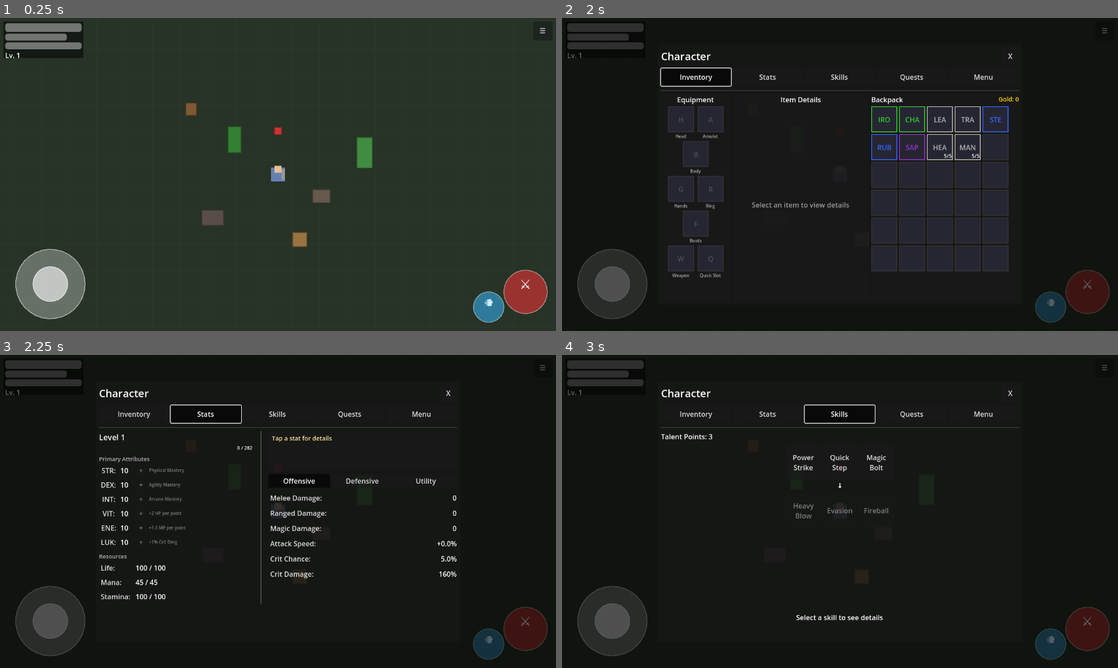
Above: before the commit, frames 1-4 (two rows, left to right).
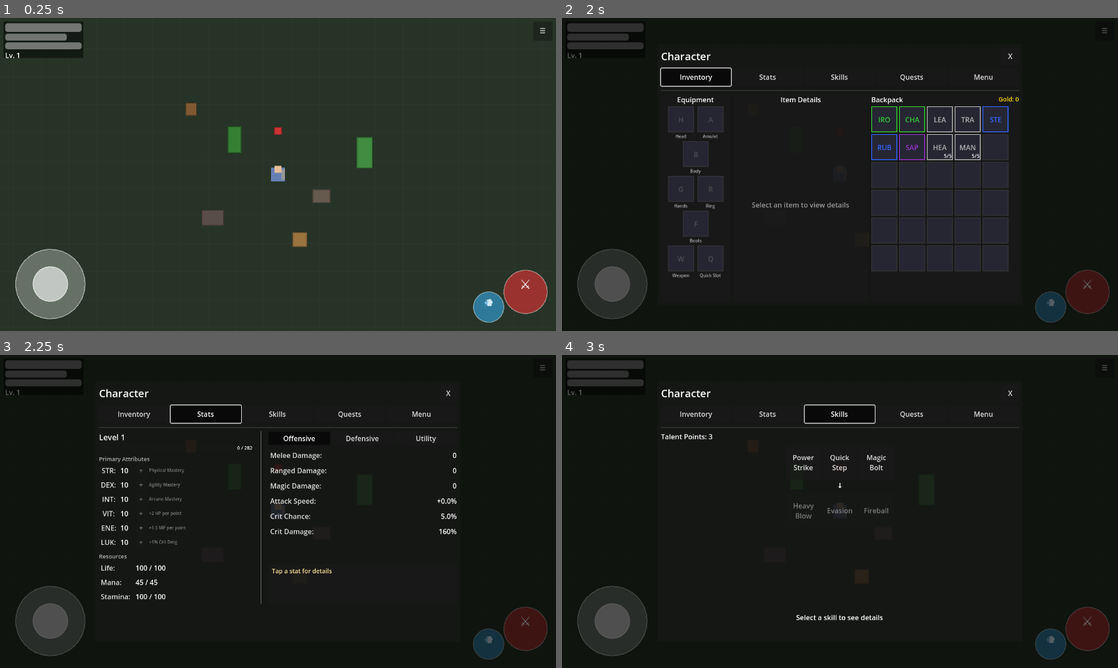
Above: after the commit, the same moments.

Repository: MatousHruska/MobileTestia
Game: Godot game, scene res://scenes/world/test_zone.tscn
Two runs of this game, one before a commit and one after it. Both use one fixed random seed, a clock stepped at 60 frames per second and the inputs below.
Inputs:
- Up to frame 1 (0.25 s): no input
- Up to frame 2 (2 s): click "☰" at 0.5 s; click "Inventory" at 1.25 s
- Up to frame 3 (2.25 s): click "Stats" at 2 s
- Up to frame 4 (3 s): click "Skills" at 2.75 s

Frames 1-2 are identical in both runs. In frame 3, 1.7% of the frame differs, in the area x 48-83%, y 25-72%; in frame 4, nothing differs.

Commit message:
Fix description box position: subtabs at top, description at bottom aligned with Resources

Diff:
--- a/scripts/ui/menu/stats_panel.gd
+++ b/scripts/ui/menu/stats_panel.gd
@@ -74,10 +74,6 @@
 	var container := VBoxContainer.new()
 	container.add_theme_constant_override("separation", 8)
 
-	# === DESCRIPTION BOX (at top, aligned with left panel) ===
-	var description_box := _create_description_box()
-	container.add_child(description_box)
-
 	# === SUBTAB BAR ===
 	var subtab_bar := _create_subtab_bar()
 	container.add_child(subtab_bar)
@@ -85,6 +81,10 @@
 	# === SUBTAB CONTENT ===
 	var subtab_content := _create_subtab_content()
 	container.add_child(subtab_content)
+
+	# === DESCRIPTION BOX (aligned with Resources on left) ===
+	var description_box := _create_description_box()
+	container.add_child(description_box)
 
 	return container
 
@@ -283,6 +283,7 @@
 func _create_subtab_content() -> Control:
 	var container := Control.new()
 	container.size_flags_vertical = Control.SIZE_EXPAND_FILL
+	container.custom_minimum_size = Vector2(0, 140)
 
 	# Offensive panel
 	var offensive := _create_offensive_panel()
